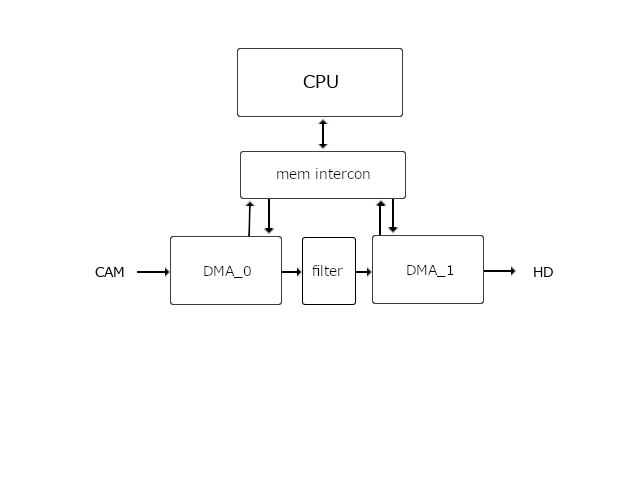
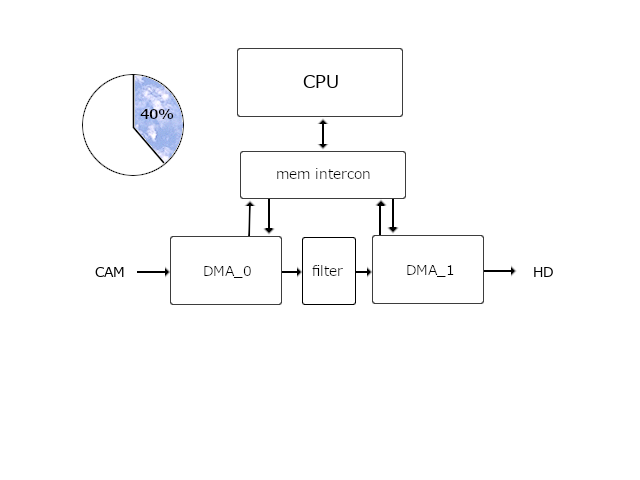
Layers edited between the first and the second 640 x 480 image:
painted on "矢印" over [82, 74, 184, 176]
